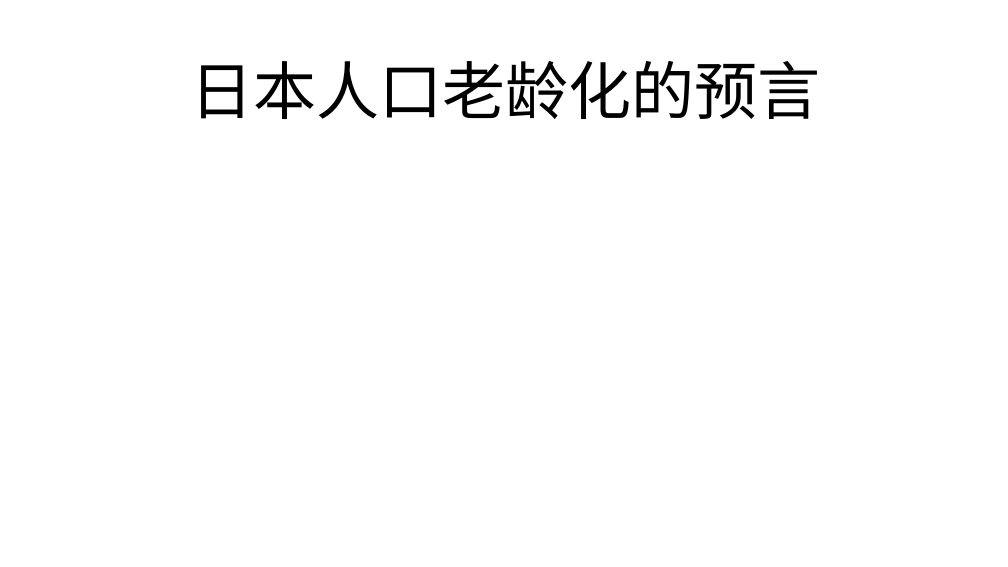
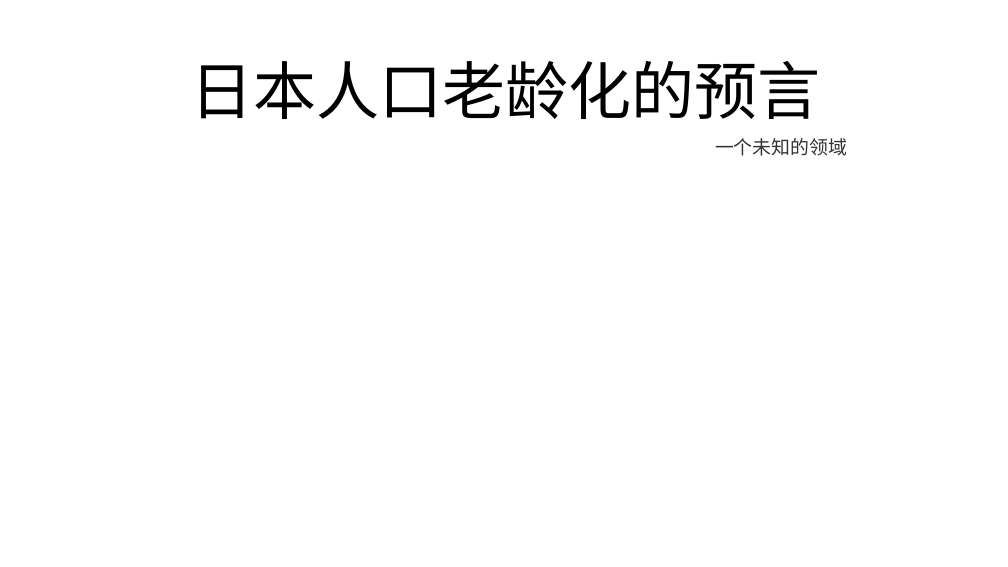
Before and after one commit to FredJiangFei/freetalk, a slide deck: slide 8 of 生娃是国家大事/sw - Copy.pptx. Drawn at 1008x567 pixels with LibreOffice and Linux fonts; fonts in the diff are those of the drawing. Boxes give left, top, right and bottom in pixels: in the first picture for what was removed or moved away, otherwise in the second. Text is boxed around its words. In the diff, an @@ line names an element or a change of style, - is before the commit and + after.

```diff
--- a/生娃是国家大事/sw - Copy.pptx
+++ b/生娃是国家大事/sw - Copy.pptx
@@ text added at bbox=[715, 138, 847, 156], 18 pt, text #333333 @@
+一个未知的领域
```
Also in this commit, not shown: 2 other slides changed, 1 other file.
